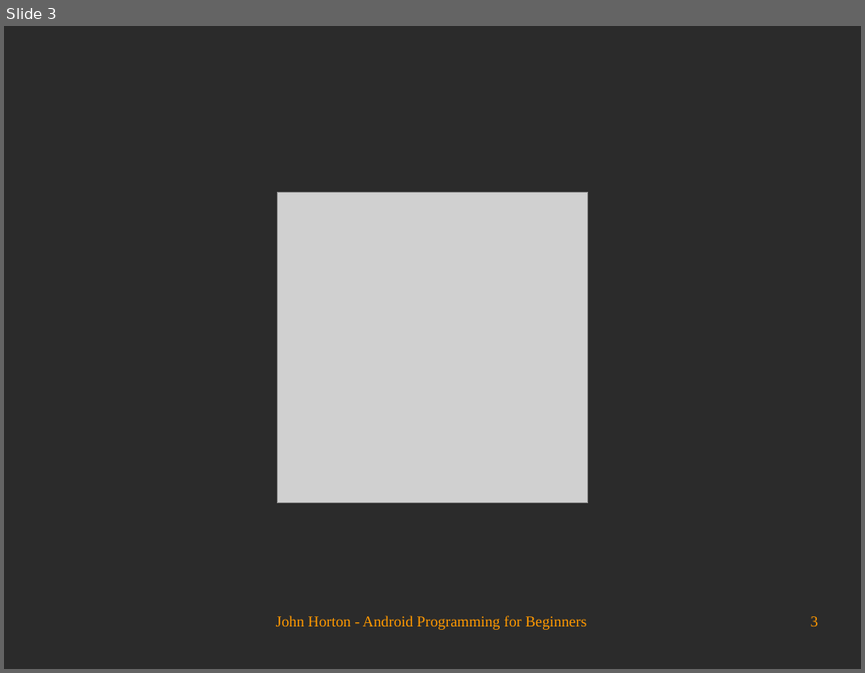
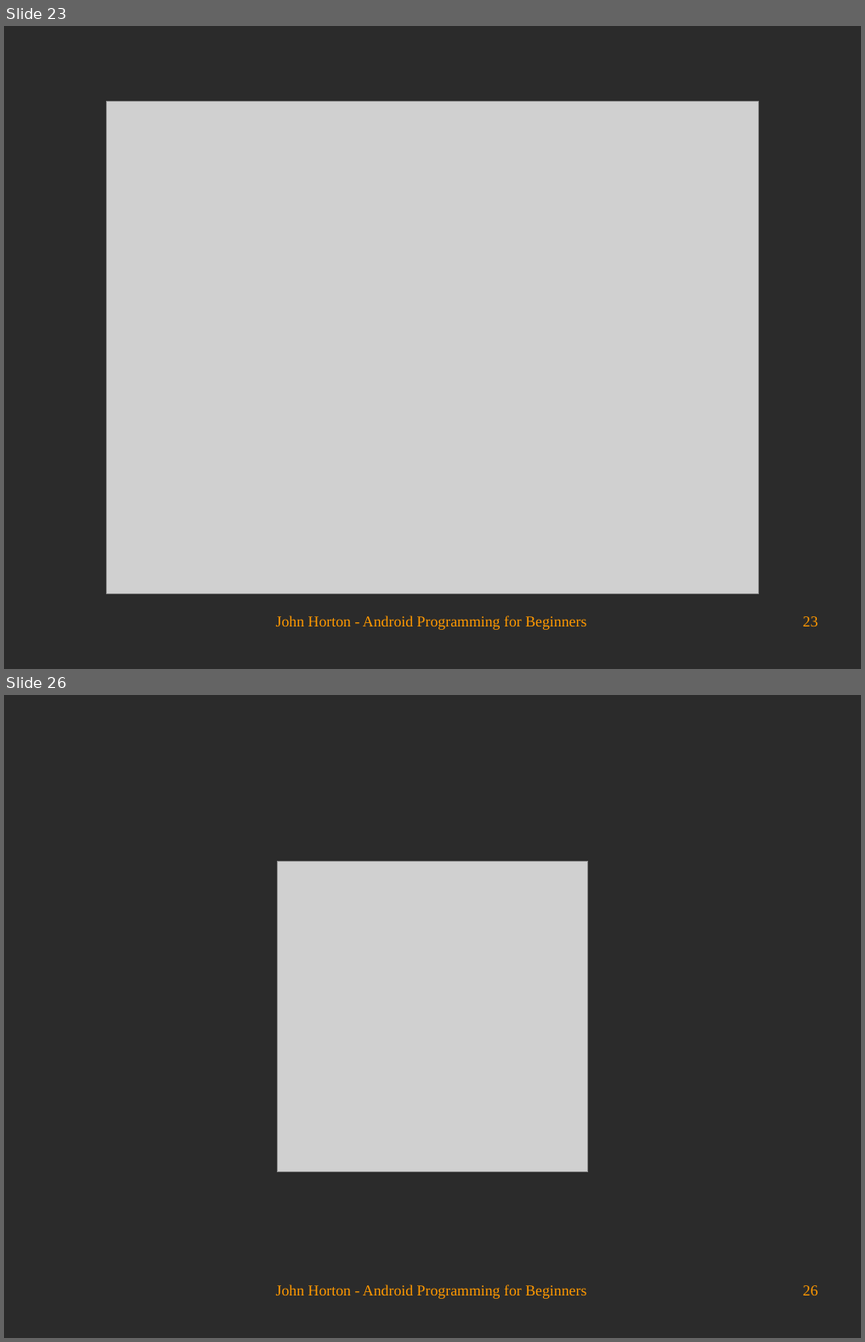
Before and after one commit to Academy-Soft-Intellect/Android-Programming-for-Beginners, a slide deck: 01_The_First_App.odp. Shown one above the other, each under a label of ours: slide 3 before the commit, slides 23 and 26 after it; the slides between them are not shown. The pictures are 865x673 and 865x1342 pixels, drawn with LibreOffice and Linux fonts; fonts in the diff are those of the drawing; grey boxes stand for pictures; background and template pictures are left out; a plain dark background stands for a picture behind light text. Boxes give left, top, right and bottom in pixels: in the first picture for what was removed or moved away, otherwise in the second. Text is boxed around its words. In the diff, an @@ line names an element or a change of style, - is before the commit and + after.

```diff
--- a/01_The_First_App.odp
+++ b/01_The_First_App.odp
@@ slide 23 added at (4,26,861,669), background picture (left out) @@
@@ picture added at (107,102,759,593) @@
@@ text added at (276,615,586,630), 14 pt, text #FF9900 @@
+John Horton - Android Programming for Beginners
@@ page number added at (803,616,818,626), 14 pt, text #FF9900 @@
+23
@@ what was slide 3 is now slide 26 @@
@@ page number at (803,1285,818,1295): text changed @@
-3
+26
```
Also in this commit, not shown: 2 slides changed, 22 other slides added.
